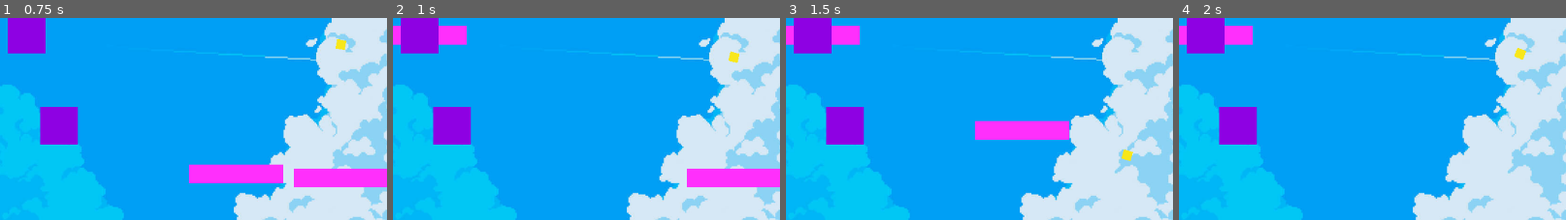
Above: before the commit, frames 1-4 (left to right).
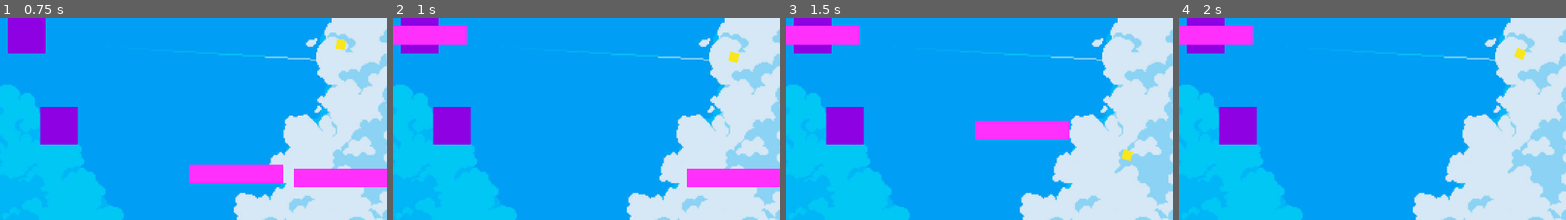
Above: after the commit, the same moments.

Repository: nimilgp/brackey-2025-aug
Game: Godot game, scene res://scenes/game.tscn
The game is run twice, just before and just after one commit, with the same random seed, the same clock (stepped at 60 frames per second) and the same inputs.
Inputs (mouse positions are % of the whole screen's width and height, from its top left):
- Up to frame 1 (0.75 s): tap Enter at 0.5 s; drag from (50, 63) to (9, 11) at 0.52 s
- Up to frame 2 (1 s): no input
- Up to frame 3 (1.5 s): tap Space at 1.25 s; drag from (50, 46) to (9, 11) at 1.27 s
- Up to frame 4 (2 s): no input
The pictures show only the part of the screen within x 6-56%, y 7-57%; the shares and areas given below are measured in that part.

Frame 1 is identical in both runs. In frame 2, 0.9% of the frame differs, in the area x 2-12%, y 3-14%; in frame 3, 0.9%; in frame 4, 0.9%.

Commit message:
delay and launch complete

Diff:
--- a/scenes/game.tscn
+++ b/scenes/game.tscn
@@ -18,13 +18,6 @@
 [node name="ball" parent="." instance=ExtResource("3_lbhrr")]
 physics_material_override = null
 
-[node name="paddles" type="Node" parent="."]
-
-[node name="paddle1" parent="paddles" instance=ExtResource("2_lnu2h")]
-position = Vector2(0, 140)
-
-[node name="paddle2" parent="paddles" instance=ExtResource("2_lnu2h")]
-
 [node name="machines" type="Node" parent="."]
 
 [node name="oven" parent="machines" instance=ExtResource("4_lbhrr")]
@@ -35,5 +28,12 @@
 position = Vector2(-599, -112)
 script = ExtResource("6_p57ef")
 
+[node name="paddles" type="Node" parent="."]
+
+[node name="paddle1" parent="paddles" instance=ExtResource("2_lnu2h")]
+position = Vector2(0, 140)
+
+[node name="paddle2" parent="paddles" instance=ExtResource("2_lnu2h")]
+
 [connection signal="body_entered" from="machines/oven" to="machines/oven" method="_on_body_entered"]
 [connection signal="body_entered" from="machines/sprinkles" to="machines/sprinkles" method="_on_body_entered"]
--- a/scripts/ball.gd
+++ b/scripts/ball.gd
@@ -11,6 +11,7 @@
 
 # Called every frame. 'delta' is the elapsed time since the previous frame.
 func _process(_delta: float) -> void:
+	#print(position)
 	pass
 
 func _physics_process(delta: float) -> void:
@@ -35,7 +36,8 @@
 
 
 func generic_processor(input : RigidBody2D):
-	# changes sprite animation
+	# create new rigidbody with correct output
+	# and launch it using velocity
 
 	# input: cookie, dough, etc
 	print("nimil's gay function")
--- a/scripts/cool_oven.gd
+++ b/scripts/cool_oven.gd
@@ -3,7 +3,7 @@
 # Called when the node enters the scene tree for the first time.
 func _ready() -> void:
 	PROC_NAME = "sprinkles"
-	LAUNCH_VELOCITY = Vector2(10, 100)
+	LAUNCH_VELOCITY = Vector2(500, -100)
 
 # Called every frame. 'delta' is the elapsed time since the previous frame.
 func _process(delta: float) -> void:
@@ -12,7 +12,16 @@
 func _on_body_entered(body: Node2D) -> void:
 	print("henlo sprinkles")
 
+	# freeze ball and gravity
+	body.linear_velocity = Vector2()
+	body.gravity_scale = 0
+
 	# get cookie details in base class var
 	await process_cookie(body, PROC_NAME)
 
-	# add launch script
+	body.visible = true
+	body.position = BODY_POSITION
+
+	# add launch script and restore gravity
+	body.linear_velocity = LAUNCH_VELOCITY
+	body.gravity_scale = 1
--- a/scripts/oven.gd
+++ b/scripts/oven.gd
@@ -3,7 +3,7 @@
 # Called when the node enters the scene tree for the first time.
 func _ready() -> void:
 	PROC_NAME = "oven"
-	LAUNCH_VELOCITY = Vector2(10, 100)
+	LAUNCH_VELOCITY = Vector2(500, -100)
 
 # Called every frame. 'delta' is the elapsed time since the previous frame.
 func _process(delta: float) -> void:
@@ -12,7 +12,16 @@
 func _on_body_entered(body: Node2D) -> void:
 	print("henlo oven")
 
+	# freeze ball and gravity
+	body.linear_velocity = Vector2()
+	body.gravity_scale = 0
+
 	# get cookie details in base class var
 	await process_cookie(body, PROC_NAME)
 
-	# add launch script
+	body.visible = true
+	body.position = BODY_POSITION
+
+	# add launch script and restore gravity
+	body.linear_velocity = LAUNCH_VELOCITY
+	body.gravity_scale = 1
--- a/scripts/proc_element.gd
+++ b/scripts/proc_element.gd
@@ -3,6 +3,7 @@
 # Child data
 var PROC_NAME : String
 var LAUNCH_VELOCITY : Vector2
+var BODY_POSITION : Vector2
 
 @onready var timer: Timer = $Timer
 
@@ -15,23 +16,22 @@
 func _process(delta: float) -> void:
 	pass
 
+
 func process_cookie(body: RigidBody2D, PROC_NAME : String):
 	# appends processing to cookie
-	# calls timer
+	# calls timer and destroys old cookie
 
+	# store cookie data
 	var body_name = body.name
+	BODY_POSITION = body.position
 
 	# only do this if body hasn't already been here
 	if not body.COMPLETED_PROCS.has(PROC_NAME) and body.is_in_group("food"):
 		body.COMPLETED_PROCS.append(PROC_NAME)
 
 		# bind timer to cookie_launch
-		timer.timeout.connect(Callable(self, "cookie_processor").bind(body))
+		# timer.timeout.connect(Callable(self, "cookie_processor").bind(body))
 		timer.start()
-		body.queue_free()
+
+		body.visible = false
 		await timer.timeout
-
-
-func cookie_processor(body: RigidBody2D):
-	# transform cookie and launch it in child script
-	body.generic_processor(body)
